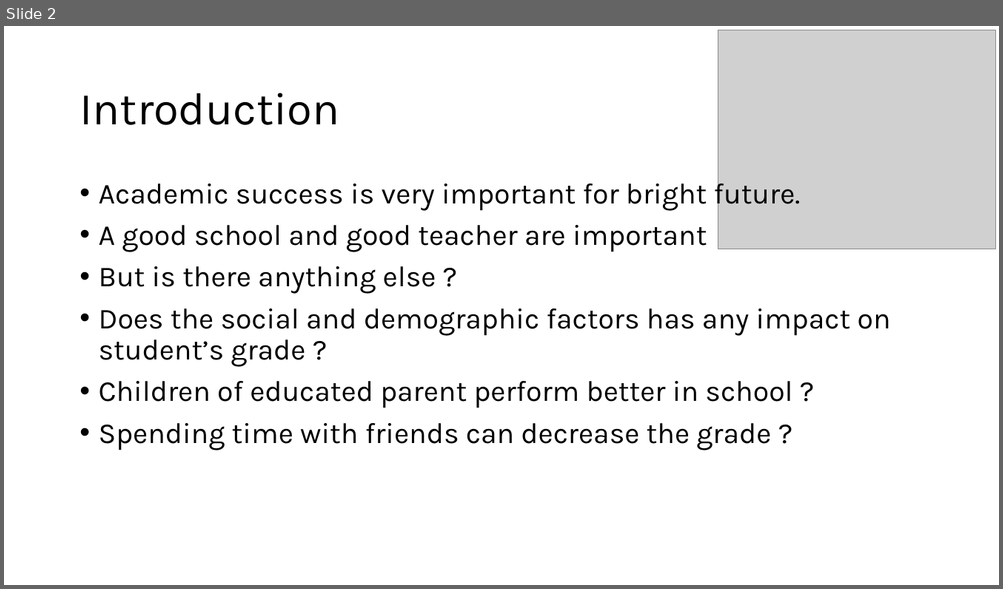
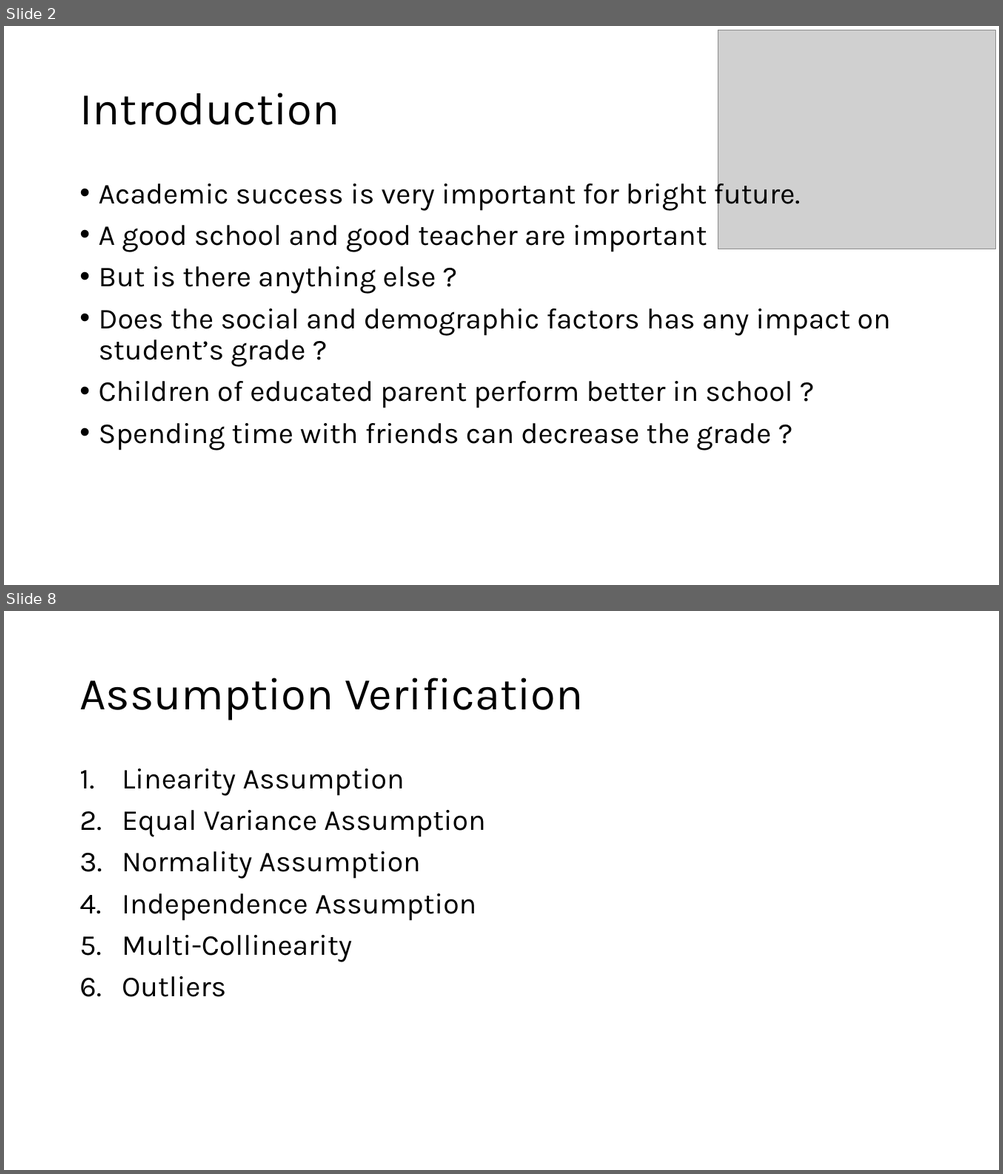
Before and after one commit to prs-sharma9/DATA-603_PROJECT, a slide deck: Final_Presentation.pptx. Shown one above the other, each under a label of ours: slide 2 before the commit, slides 2 and 8 after it; the slides between them are not shown. The pictures are 1003x589 and 1003x1174 pixels, drawn with LibreOffice and Linux fonts; fonts in the diff are those of the drawing; grey boxes stand for pictures. Boxes give left, top, right and bottom in pixels: in the first picture for what was removed or moved away, otherwise in the second. Text is boxed around its words. In the diff, an @@ line names an element or a change of style, - is before the commit and + after.

```diff
--- a/Final_Presentation.pptx
+++ b/Final_Presentation.pptx
@@ slide 8 added at [4, 611, 999, 1170], background #FFFFFF @@
@@ title added at [79, 678, 583, 721], 44 pt, text #000000 @@
+Assumption Verification
@@ text added at [122, 769, 485, 997], 28 pt, text #000000 @@
+1. Linearity Assumption
+2. Equal Variance Assumption
+3. Normality Assumption
+4. Independence Assumption
+5. Multi-Collinearity
+6. Outliers
```
Also in this commit, not shown: 1 slide changed, 8 other slides added, 1 other file.
